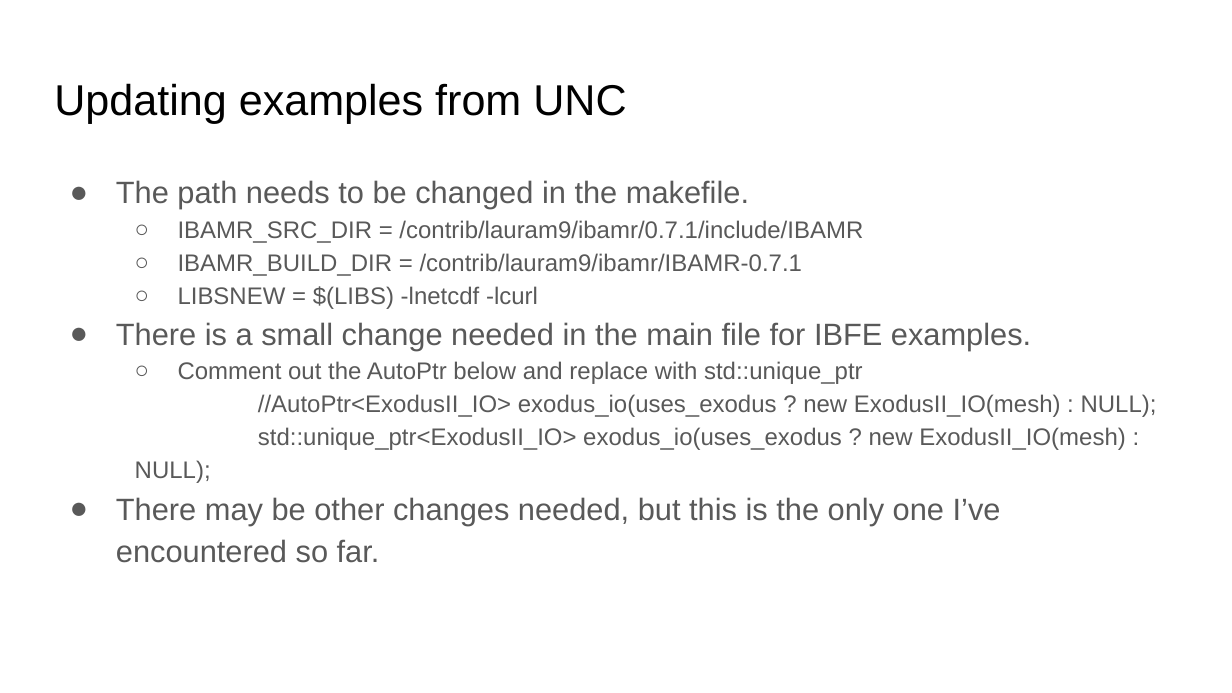
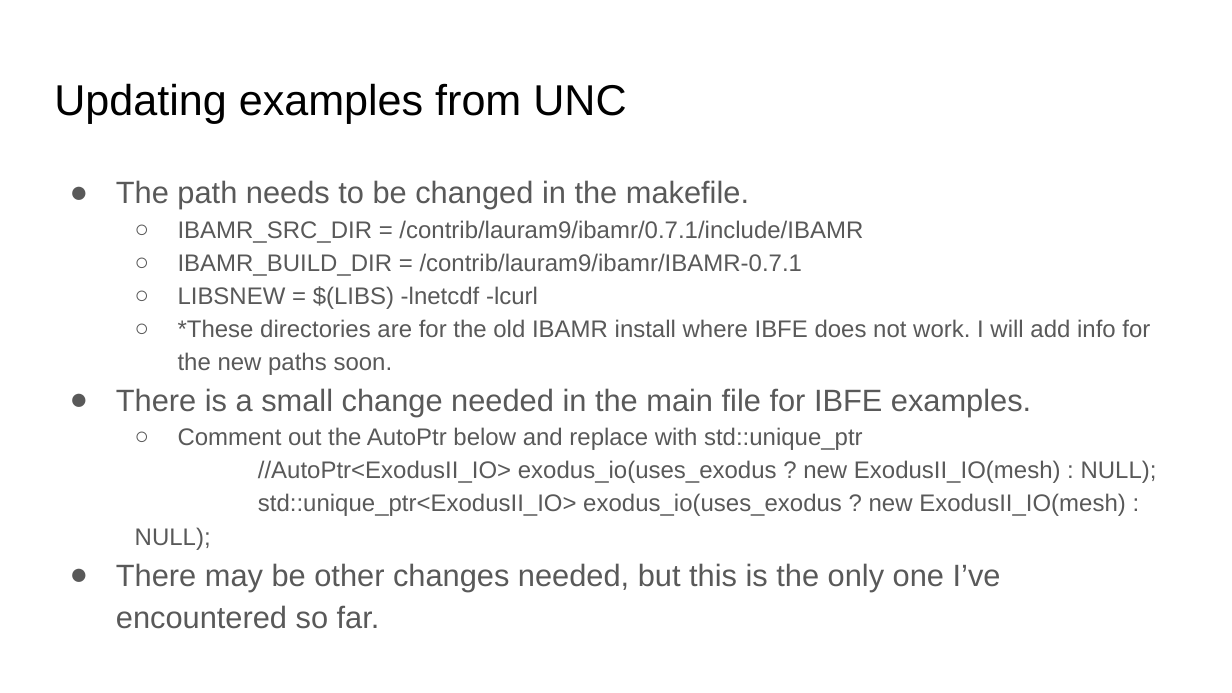
Before and after one commit to fairyflies9/IBAMR-Tutorials, a slide deck: slide 23 of UA Tutorials/UAClusterIb2dIBAMR.pptx. Drawn at 1232x693 pixels with LibreOffice and Linux fonts; fonts in the diff are those of the drawing. Boxes give left, top, right and bottom in pixels: in the first picture for what was removed or moved away, otherwise in the second. Text is boxed around its words. In the diff, an @@ line names an element or a change of style, - is before the commit and + after.

```diff
--- a/UA Tutorials/UAClusterIb2dIBAMR.pptx
+++ b/UA Tutorials/UAClusterIb2dIBAMR.pptx
@@ text at (x1=178, y1=319, x2=1150, y2=375): paragraph added @@
+  ○ *These directories are for the old IBAMR install where IBFE does not work. I will add info for the new paths soon.
```
Also in this commit, not shown: 2 other slides changed, 1 other file.
